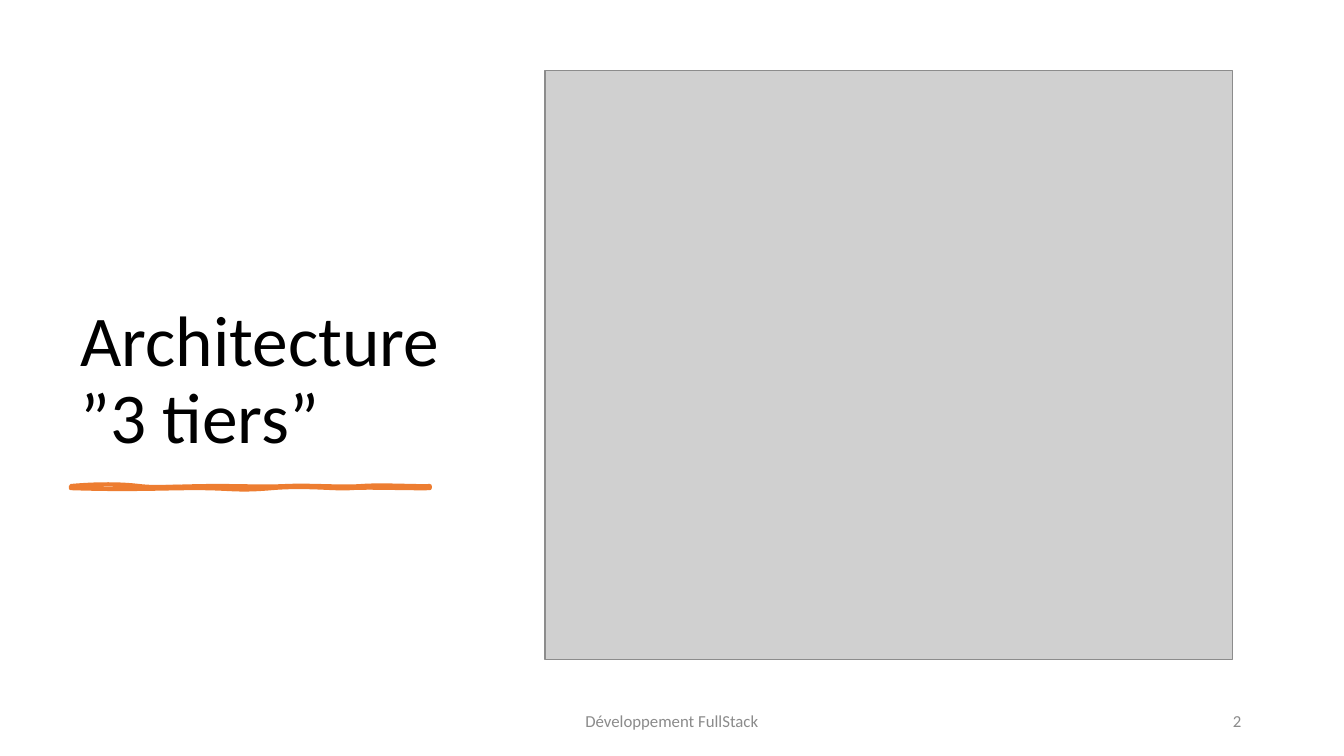
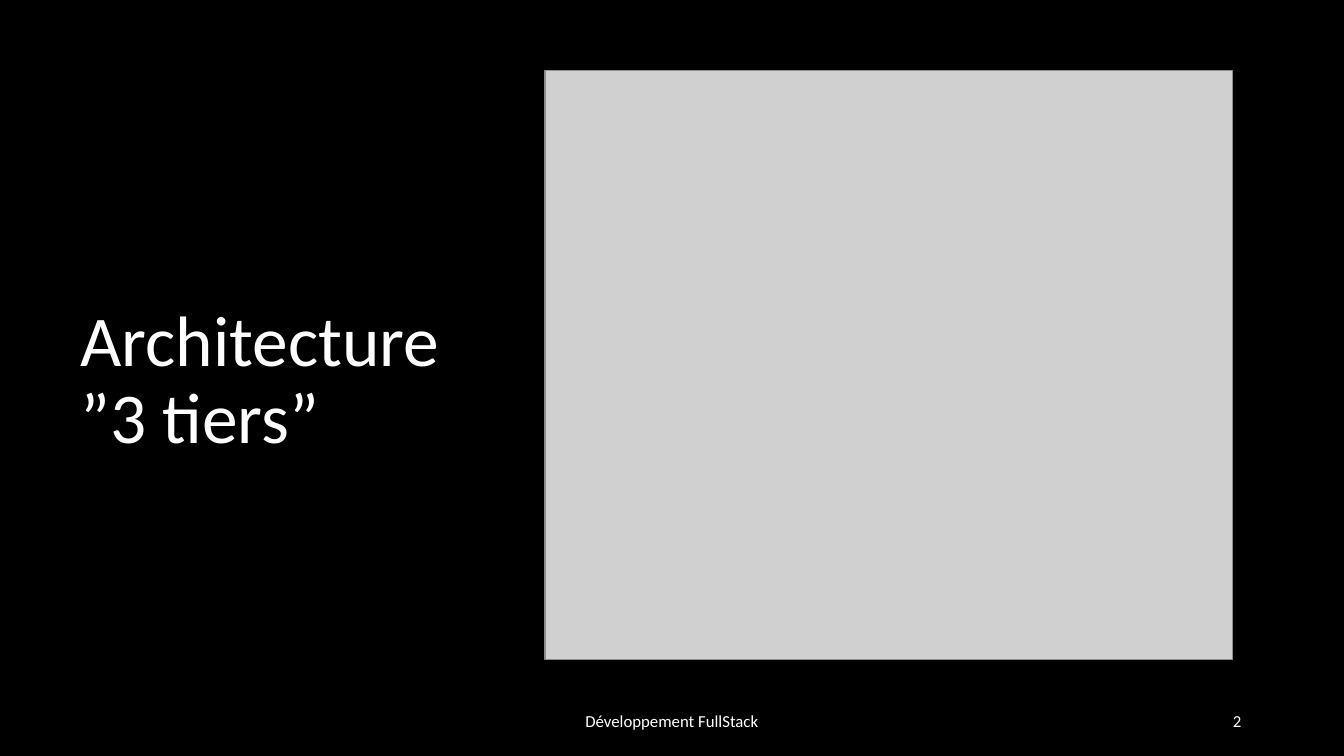
Before and after one commit to Juju-sail/5A, a slide deck: slide 2 of ProgrammationFullStack/Cours.pptx. Drawn at 1344x756 pixels with LibreOffice and Linux fonts; fonts in the diff are those of the drawing; grey boxes stand for pictures. Boxes give left, top, right and bottom in pixels: in the first picture for what was removed or moved away, otherwise in the second. Text is boxed around its words. In the diff, an @@ line names an element or a change of style, - is before the commit and + after.

```diff
--- a/ProgrammationFullStack/Cours.pptx
+++ b/ProgrammationFullStack/Cours.pptx
@@ background #FFFFFF to #000000 @@
@@ title "Architecture ”3 tiers”" at <box>81,316,440,444</box>: text colour #000000 to #FFFFFF @@
@@ freeform shape removed at <box>71,486,430,488</box> @@
@@ text "Développement FullStack" at <box>585,715,758,730</box>: text colour #8C8C8C to #FFFFFF @@
@@ page number at <box>1233,716,1241,727</box>: text colour #8C8C8C to #FFFFFF @@
```
Also in this commit, not shown: 102 other slides changed, 3 other files.
